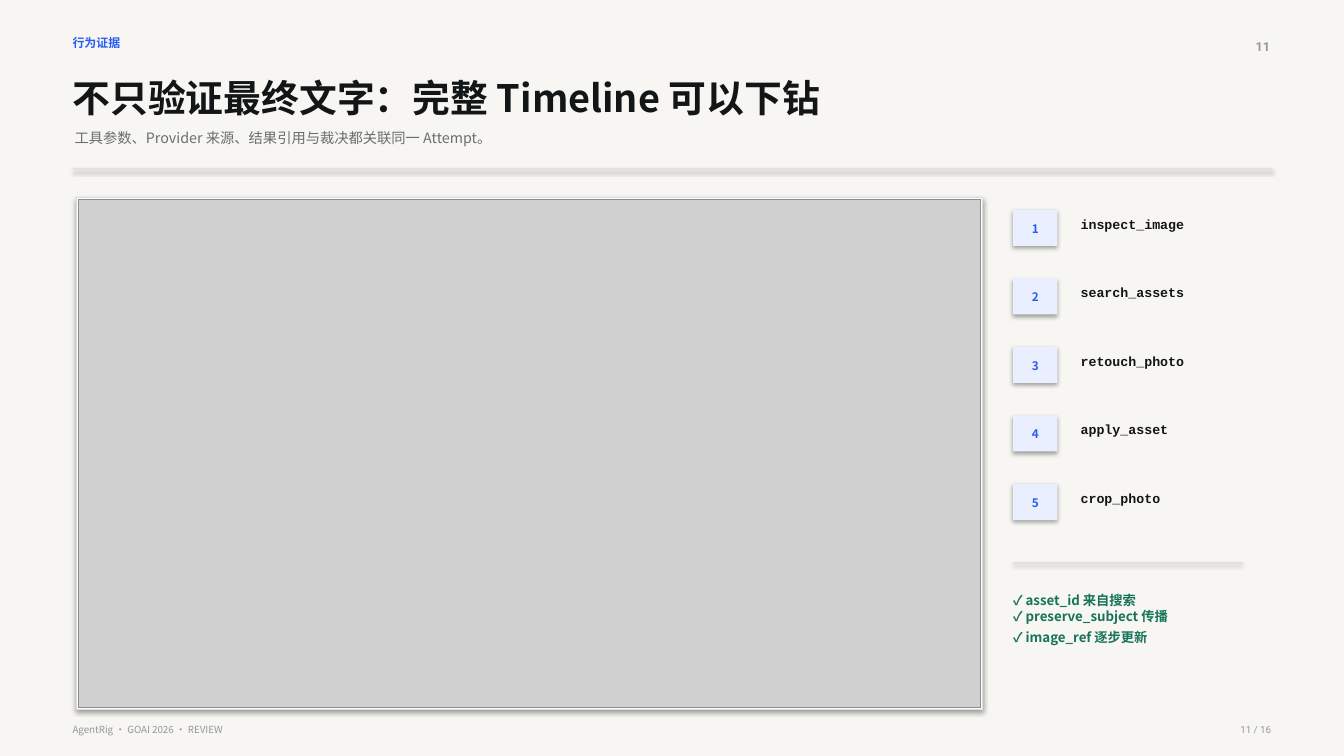
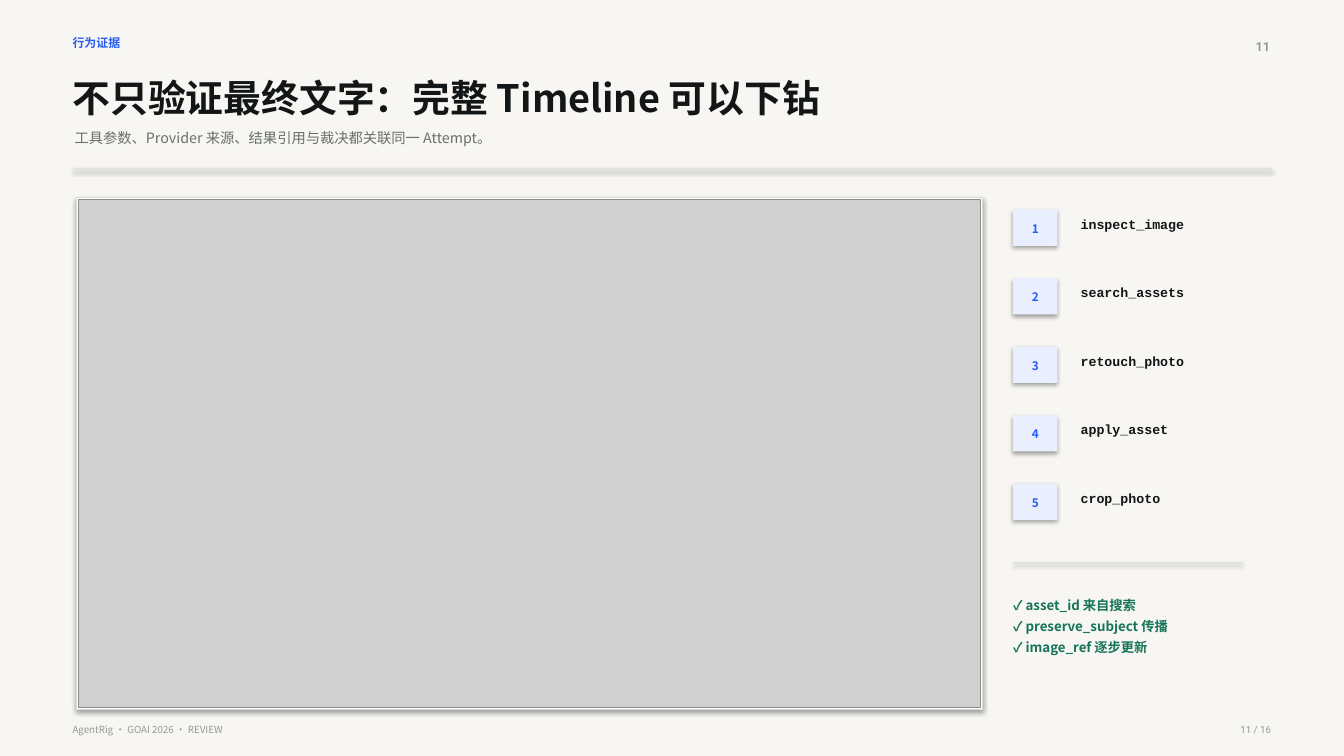
Before and after one commit to ChenCJ-io/agentrig, a slide deck: slide 11 of docs/competition/AgentRig-GOAI-2026-初赛方案.pptx. Drawn at 1344x756 pixels with LibreOffice and Linux fonts; fonts in the diff are those of the drawing; grey boxes stand for pictures. Boxes give left, top, right and bottom in pixels: in the first picture for what was removed or moved away, otherwise in the second. Text is boxed around its words. In the diff, an @@ line names an element or a change of style, - is before the commit and + after.

```diff
--- a/docs/competition/AgentRig-GOAI-2026-初赛方案.pptx
+++ b/docs/competition/AgentRig-GOAI-2026-初赛方案.pptx
@@ text at bbox=[1026, 599, 1168, 656]: text changed @@
-✓ asset_id 来自搜索
-✓ preserve_subject 传播
-✓ image_ref 逐步更新
+✓ asset_id 来自搜索
+✓ preserve_subject 传播
+✓ image_ref 逐步更新
```
Also in this commit, not shown: 12 other slides changed, 13 other files.
